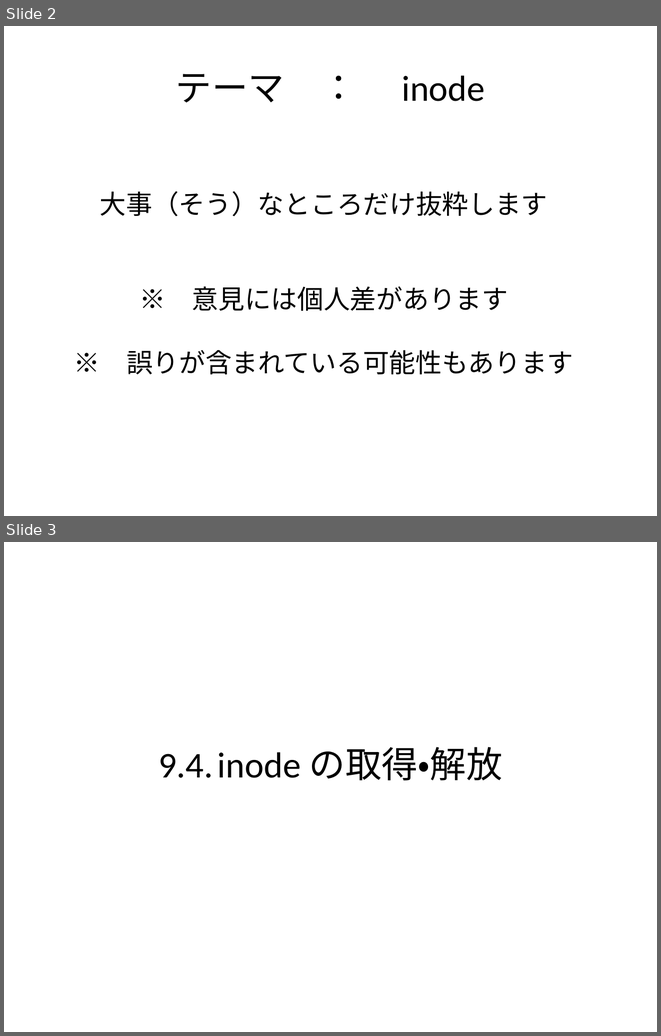
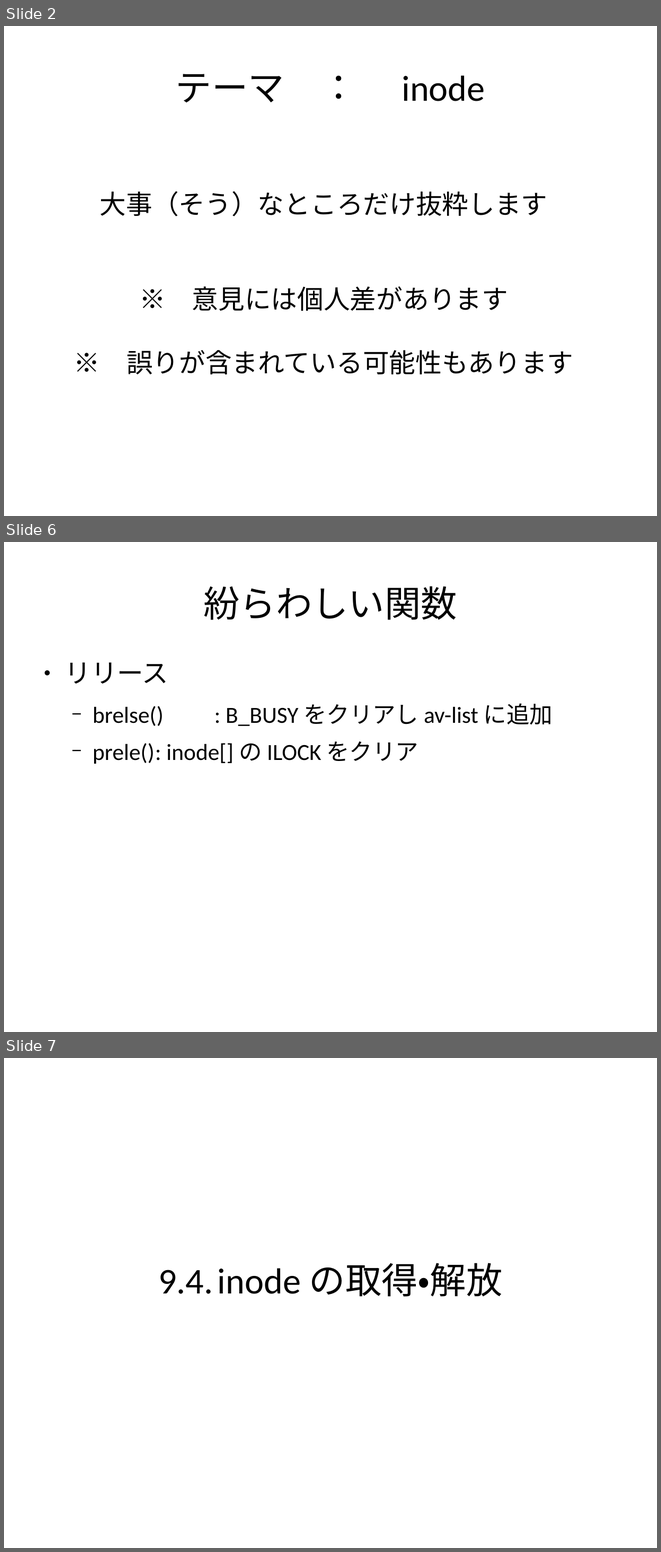
Before and after one commit to andromedroid/ame, a slide deck: doc/unix_v6/inode.odp. Shown one above the other, each under a label of ours: slides 2 and 3 before the commit, slides 2, 6 and 7 after it; the slides between them are not shown. The pictures are 661x1036 and 661x1552 pixels, drawn with LibreOffice and Linux fonts; fonts in the diff are those of the drawing. Boxes give left, top, right and bottom in pixels: in the first picture for what was removed or moved away, otherwise in the second. Text is boxed around its words. In the diff, an @@ line names an element or a change of style, - is before the commit and + after.

Commit message:
i'm making inode.odp almost finished.

```diff
--- a/doc/unix_v6/inode.odp
+++ b/doc/unix_v6/inode.odp
@@ slide 6 added at box(4, 542, 657, 1032), background #FFFFFF @@
@@ title added at box(204, 586, 457, 620), 44 pt, text #000000 @@
+紛らわしい関数
@@ text added at box(64, 662, 553, 764), 28 pt, text #000000 @@
+● リリース
+  − brelse() : B_BUSY をクリアし av-list に追加
+  − prele() : inode[] の ILOCK をクリア
@@ what was slide 3 is now slide 7 @@
```
Also in this commit, not shown: 10 slides changed, 7 other slides added, 2 slides removed.
